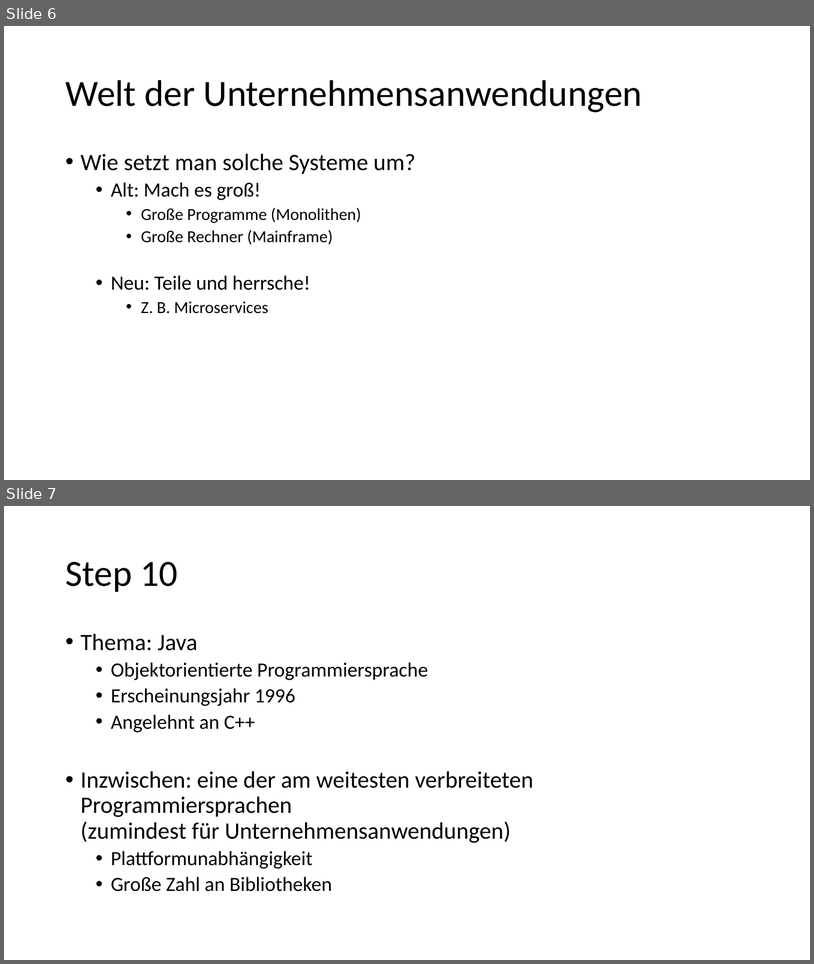
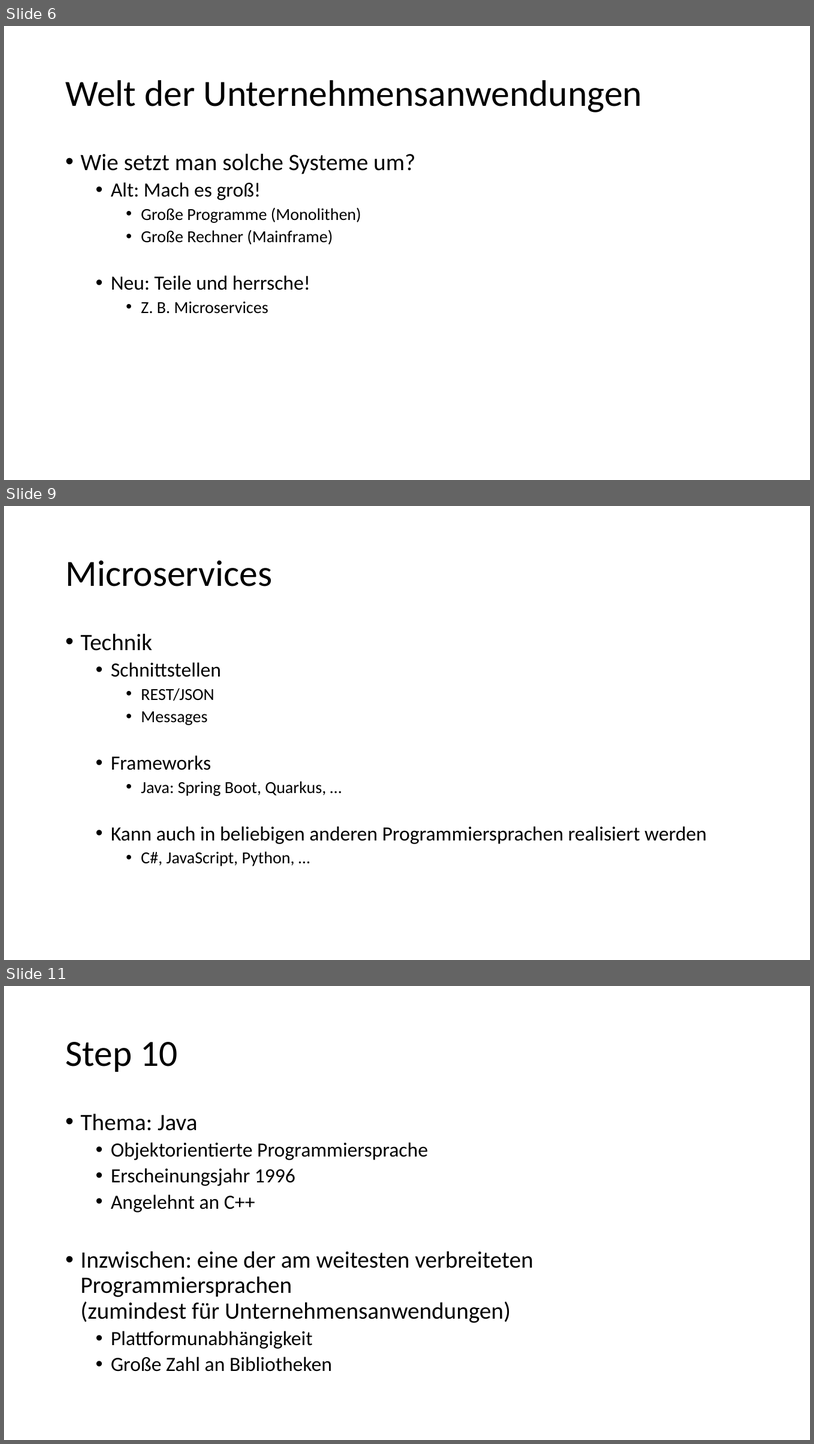
Before and after one commit to igeldo/PR4-SoSe23, a slide deck: Java-Starter.pptx. Shown one above the other, each under a label of ours: slides 6 and 7 before the commit, slides 6, 9 and 11 after it; the slides between them are not shown. The pictures are 814x964 and 814x1444 pixels, drawn with LibreOffice and Linux fonts; fonts in the diff are those of the drawing. Boxes give left, top, right and bottom in pixels: in the first picture for what was removed or moved away, otherwise in the second. Text is boxed around its words. In the diff, an @@ line names an element or a change of style, - is before the commit and + after.

```diff
--- a/Java-Starter.pptx
+++ b/Java-Starter.pptx
@@ slide 9 added at (x1=4, y1=506, x2=810, y2=960), background #FFFFFF @@
@@ title added at (x1=65, y1=560, x2=272, y2=586), 44 pt, text #000000 @@
+Microservices
@@ text added at (x1=81, y1=633, x2=707, y2=866), 24 pt, text #000000 @@
+• Technik
+  • Schnittstellen
+    • REST/JSON
+    • Messages
+  • Frameworks
+    • Java: Spring Boot, Quarkus, …
+  • Kann auch in beliebigen anderen Programmiersprachen realisiert werden
+    • C#, JavaScript, Python, …
@@ what was slide 7 is now slide 11 @@
```
Also in this commit, not shown: 3 slides changed, 7 other slides added.
